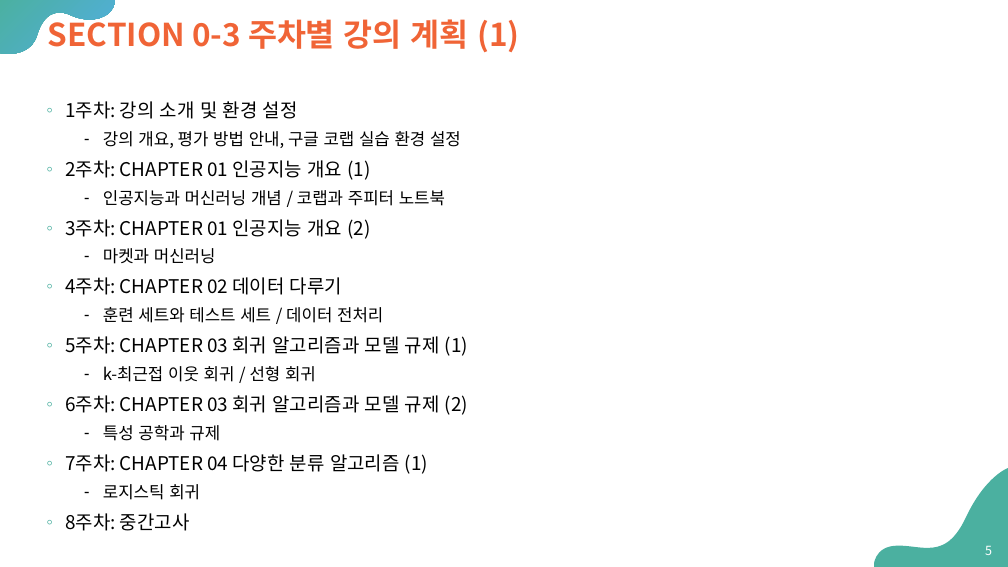
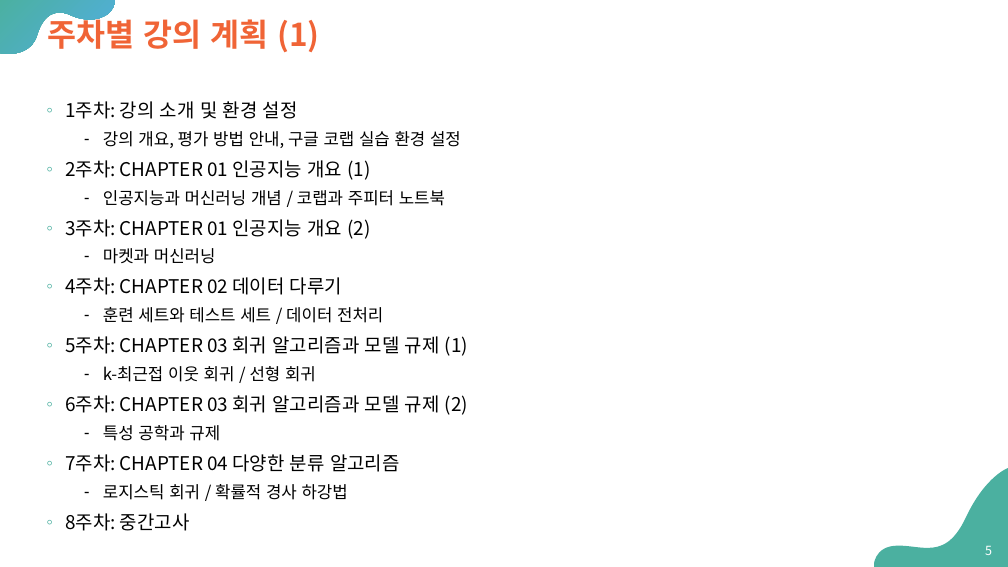
Before and after one commit to Sangdon-Park/Sangdon-Park.github.io, a slide deck: slide 5 of data/인공지능/00 - preview.pptx. Drawn at 1008x567 pixels with LibreOffice and Linux fonts; fonts in the diff are those of the drawing. Boxes give left, top, right and bottom in pixels: in the first picture for what was removed or moved away, otherwise in the second. Text is boxed around its words. In the diff, an @@ line names an element or a change of style, - is before the commit and + after.

```diff
--- a/data/인공지능/00 - preview.pptx
+++ b/data/인공지능/00 - preview.pptx
@@ title at (48, 14, 319, 52): text changed @@
-SECTION 0-3 주차별 강의 계획 (1)
+주차별 강의 계획 (1)
@@ text at (65, 454, 400, 500): text changed @@
-◦ 7주차: CHAPTER 04 다양한 분류 알고리즘 (1)
-  ⁃ 로지스틱 회귀
+◦ 7주차: CHAPTER 04 다양한 분류 알고리즘
+  ⁃ 로지스틱 회귀 / 확률적 경사 하강법
```
Also in this commit, not shown: 5 other slides changed, 2 other files.
